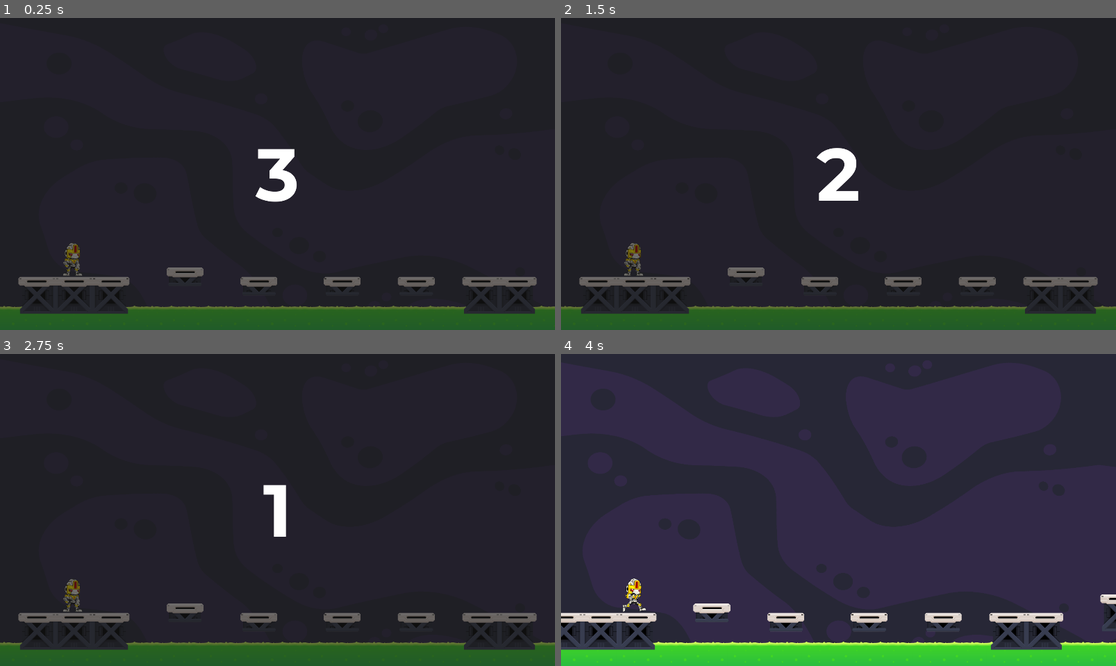
Above: before the commit, frames 1-4 (two rows, left to right).
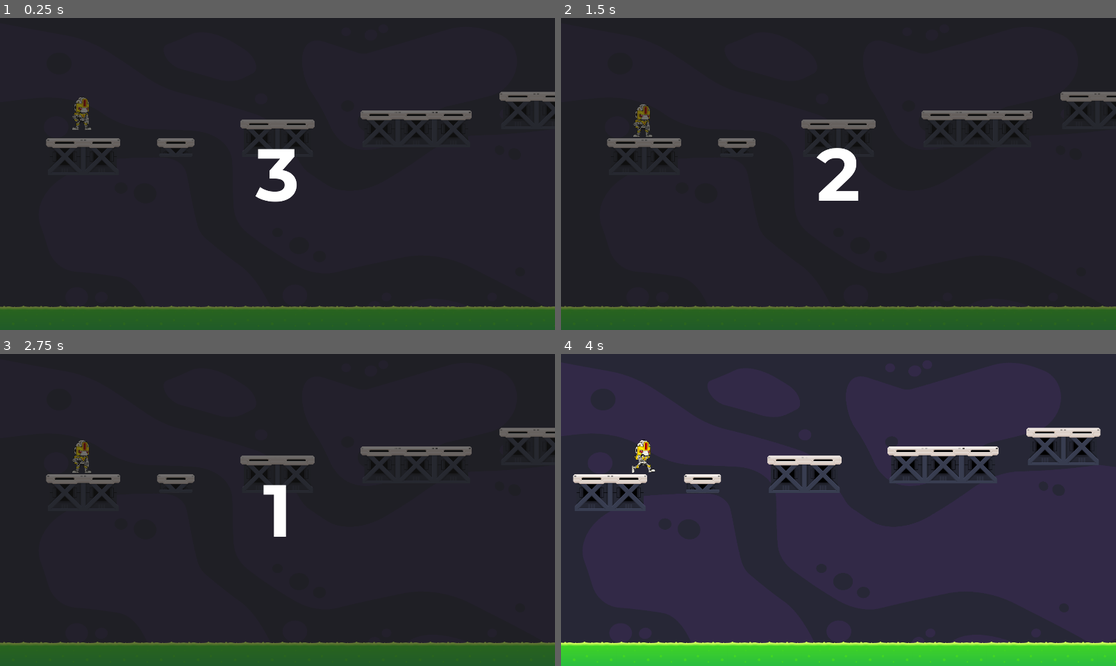
Above: after the commit, the same moments.

Repository: Boyquotes/videogame-1
Game: Godot game, scene res://Main.tscn
Two runs of this game, one before a commit and one after it. Both use one fixed random seed, a clock stepped at 60 frames per second and the inputs below. The project has no main scene, so this scene is started directly.
Inputs:
- Up to frame 1 (0.25 s): no input
- Up to frame 2 (1.5 s): tap J (jump) at 0.77 s
- Up to frame 3 (2.75 s): tap J (jump) at 1.52 s
- Up to frame 4 (4 s): tap J (jump) at 3.02, 3.77 s

The runs differ from the first frame. In frame 1, 4.8% of the frame differs, in the area x 3-100%, y 23-95%; in frame 2, 4.8%; in frame 3, 4.8%; in frame 4, 8.4%, in the area x 0-100%, y 23-95%.

Commit message:
Add PCG to initial platforms

Diff:
--- a/Main.gd
+++ b/Main.gd
@@ -11,6 +11,7 @@
 @onready var timer := $Timer
 @onready var retry_btn := $UI/PanelContainer/BoxContainer/VBoxContainer/HBoxContainer2/Button
 
+var DISPLAY_WIDTH := 1920
 const GRID_SIZE := 32
 const MIN_PLATFORM_Y_POS := 256
 const MAX_PLATFORM_Y_POS := 928
@@ -27,6 +28,7 @@
 
 func _ready():
 	set_all_processes(false)
+	_initialize_environment()
 	death_area.body_exited.connect(_on_exited_death_area)
 	border_right_screen_area.area_entered.connect(_on_platform_entered_screen_area)
 	timer.timeout.connect(_on_timer_timeout)
@@ -56,6 +58,10 @@
 
 func _on_platform_entered_screen_area(body: Node) -> void:
 	var last_platform = body.get_parent()
+	_generate_new_platform(last_platform)
+
+
+func _generate_new_platform(last_platform: Node) -> Node:
 	var last_platform_position = last_platform.get_position()
 	var last_platform_width = _get_platform_width(last_platform)
 	var new_platform = platform_scenes[randi() % 3].instantiate() # We only have 3 different platforms
@@ -65,6 +71,8 @@
 	var new_platform_y_offset = _generate_new_platform_y_offset(last_platform_position.y, new_platform_x_distance_grid_units) # The y offset will depend on the x offset
 	new_platform.position = Vector2(new_platform_x_offset, new_platform_y_offset)
 	platforms.call_deferred("add_child", new_platform)
+	return new_platform
+
 
 func _generate_new_platform_y_offset(last_platform_y_position, new_platform_x_distance_grid_units: int) -> int:
 	var should_generate_platform_above: bool
@@ -80,8 +88,8 @@
 	if new_platform_x_distance_grid_units <= 5:
 		return randi_range(-2, 0) * GRID_SIZE + last_platform_y_position
 
-#	if new_platform_x_distance_grid_units == 6:
-#		return randi_range(-1, 0) * GRID_SIZE + last_platform_y_position
+	if new_platform_x_distance_grid_units == 6:
+		return randi_range(-1, 0) * GRID_SIZE + last_platform_y_position
 
 	return last_platform_y_position
 
@@ -106,3 +114,20 @@
 	var platform_collision_shape_size = platform.get_node("CollisionShape2D").shape.get_size()
 	# The collision shape is 64px wider than the sprite. Also everything is scaled down 0.5
 	return (platform_collision_shape_size.x - 64) / 2
+
+func _initialize_environment() -> void:
+	_generate_initial_platforms()
+
+
+func _generate_initial_platforms() -> void:
+	var new_platform = platform_scenes[randi() % 3].instantiate()
+	new_platform.position = Vector2(randi_range(3, 6) * GRID_SIZE, randi_range(8, 29) * GRID_SIZE)
+	platforms.call_deferred("add_child", new_platform)
+	_position_player(new_platform) # This logic should be extracted
+	while new_platform.position.x + _get_platform_width(new_platform) <= DISPLAY_WIDTH:
+		new_platform = _generate_new_platform(new_platform)
+
+
+func _position_player(platform: Node) -> void:
+	var platform_width = _get_platform_width(platform)
+	player.position = Vector2(platform.position.x + (platform_width / 2), platform.position.y - player.get_node("CollisionShape2D").shape.get_size().y)
--- a/Main.tscn
+++ b/Main.tscn
@@ -1,13 +1,10 @@
-[gd_scene load_steps=19 format=3 uid="uid://dk28sq5h763kb"]
+[gd_scene load_steps=16 format=3 uid="uid://dk28sq5h763kb"]
 
 [ext_resource type="Script" path="res://Main.gd" id="1_ejjy5"]
 [ext_resource type="PackedScene" uid="uid://cvqvmp7827aft" path="res://Player/Player.tscn" id="1_kblmq"]
-[ext_resource type="PackedScene" uid="uid://0src03gjkkql" path="res://Environment/TriplePlatform.tscn" id="5_uf5rt"]
 [ext_resource type="Script" path="res://Environment/Platforms.gd" id="5_wf782"]
 [ext_resource type="PackedScene" uid="uid://baa32sms6661" path="res://Environment/ScrollingSpaceBackground.tscn" id="6_ej2eg"]
 [ext_resource type="PackedScene" uid="uid://bxy7t08qvqen0" path="res://Environment/Acid.tscn" id="6_sgc1r"]
-[ext_resource type="PackedScene" uid="uid://50ksv2r77j5o" path="res://Environment/SinglePlatform.tscn" id="6_vngn5"]
-[ext_resource type="PackedScene" uid="uid://dear6dm664d45" path="res://Environment/DoublePlatform.tscn" id="7_bf1yi"]
 [ext_resource type="FontFile" uid="uid://c3lxv6oo3pwoc" path="res://UI/Fonts/Montserrat-Bold.ttf" id="9_3usgo"]
 [ext_resource type="StyleBox" uid="uid://2nq20mti46kp" path="res://UI/Buttons/ui_button_normal.tres" id="10_h7q73"]
 [ext_resource type="StyleBox" uid="uid://camvrosjal57l" path="res://UI/Buttons/ui_button _hover.tres" id="11_lnfy5"]
@@ -99,27 +96,6 @@
 
 [node name="Platforms" type="Node2D" parent="."]
 script = ExtResource("5_wf782")
-
-[node name="TriplePlatform2" parent="Platforms" instance=ExtResource("5_uf5rt")]
-position = Vector2(1984, 832)
-
-[node name="TriplePlatform" parent="Platforms" instance=ExtResource("5_uf5rt")]
-position = Vector2(64, 896)
-
-[node name="SinglePlatform" parent="Platforms" instance=ExtResource("6_vngn5")]
-position = Vector2(576, 864)
-
-[node name="SinglePlatform2" parent="Platforms" instance=ExtResource("6_vngn5")]
-position = Vector2(832, 896)
-
-[node name="SinglePlatform3" parent="Platforms" instance=ExtResource("6_vngn5")]
-position = Vector2(1120, 896)
-
-[node name="SinglePlatform5" parent="Platforms" instance=ExtResource("6_vngn5")]
-position = Vector2(1376, 896)
-
-[node name="DoublePlatform" parent="Platforms" instance=ExtResource("7_bf1yi")]
-position = Vector2(1600, 896)
 
 [node name="BorderRightScreenArea" type="Area2D" parent="."]
 collision_layer = 0
